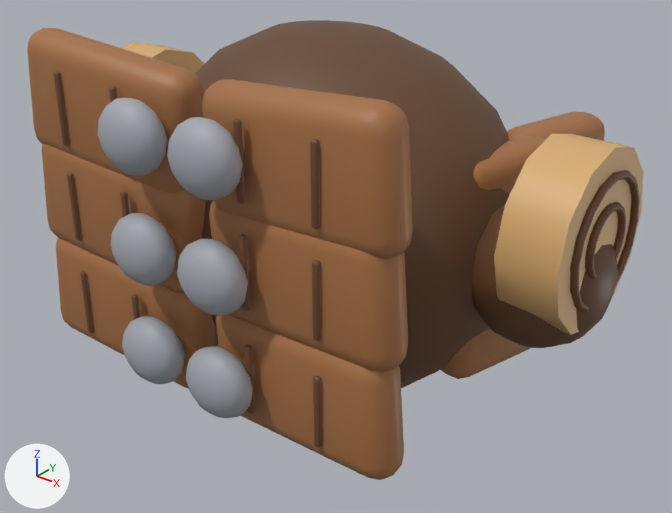
Before and after pictures for a commit that changed the glTF model public/assets/models/armor_barkvest.glb.
Both versions are drawn from a 50 mm camera at (0.72, -0.889, 0.814) aimed at (0.03, -0.026, 0.279). Every picture has the same lights, and +X, +Y and +Z are marked at lower left. The picture after the commit comes second. Where no turn or scale is listed for an object, it has been applied to the vertices. Vertices at exactly the same position are counted once.
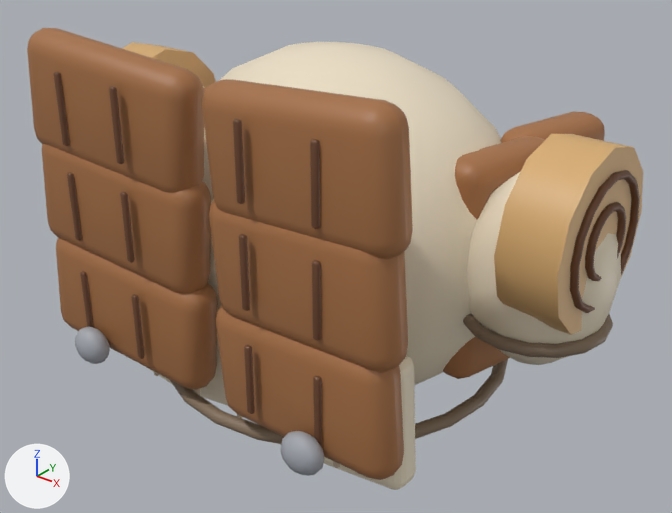
Where the newer file only moved an object's origin or applied its transform, the numbers keep the older frame.

Boxes (x1, y1, x2, y2) around the edits, measured in the pictures (672 x 513 px):
```json
{"object": "Mesh_2", "change": "reshaped", "before": [27, 20, 605, 480], "after": [27, 28, 605, 490]}
{"object": "Mesh_1", "change": "reshaped", "before": [472, 134, 643, 348], "after": [463, 134, 643, 365], "on screen": "8% taller"}
{"part": 1, "of": "me_mesh_1", "change": "added", "after": [463, 314, 613, 358], "on screen": "brown"}
{"part": 2, "of": "me_mesh_1", "change": "added", "after": [467, 172, 621, 365]}
{"part": 3, "of": "me_mesh_1", "change": "deleted", "before": [472, 204, 618, 348], "on screen": "brown"}
{"part": 4, "of": "me_mesh_2", "change": "added", "after": [169, 359, 508, 444]}
{"part": 5, "of": "me_mesh_2", "change": "added", "after": [203, 42, 501, 385]}
{"part": 6, "of": "me_mesh_2", "change": "added", "after": [75, 327, 110, 364]}
{"part": 7, "of": "me_mesh_2", "change": "added", "after": [280, 431, 324, 476]}
{"part": 8, "of": "me_mesh_2", "change": "added", "after": [148, 335, 416, 490]}
{"part": 9, "of": "me_mesh_2", "change": "deleted", "before": [98, 98, 253, 418]}
{"part": 10, "of": "me_mesh_2", "change": "cut back", "before": [66, 20, 510, 448], "after": [66, 119, 320, 414]}
```

Edits to the scene script, one JSON object a line:
```json
{"block": "me_mesh_1", "where": "# used by ob_mesh_1; location = (0.115, 0.206, 0.511)"}
{"op": "remove", "block": "me_mesh_1", "code": "me_mesh_1.from_pydata(...)  # 522 vertices, 1036 faces; spans x 0.107..0.279, y -0.312..-0.1, z -0.266..-0.013"}
{"op": "add", "block": "me_mesh_1", "code": "me_mesh_1.from_pydata(...)  # 714 vertices, 1420 faces; spans x 0.097..0.277, y -0.312..-0.1, z -0.298..-0.013"}
{"block": "me_mesh_1", "change": "me_mesh_1 part 1: a new loose piece, a torus around z (ring radius 0.081, tube radius 0.008) spanning x 0.098..0.276, y -0.283..-0.105, z -0.249..-0.233, in mat_defaultmaterial_001"}
{"block": "me_mesh_1", "change": "me_mesh_1 part 2: a new loose piece, a UV sphere (16 segments, 8 rings, poles along z) spanning x 0.097..0.277, y -0.284..-0.104, z -0.298..-0.058, in mat_defaultmaterial_001"}
{"block": "me_mesh_1", "change": "me_mesh_1 part 3: the loose piece of 114 vertices spanning x 0.107..0.279, y -0.291..-0.121, z -0.266..-0.086 is deleted"}
{"block": "me_mesh_2", "where": "# used by ob_mesh_2; location = (-0.393, 0.21, 0.085)"}
{"op": "remove", "block": "me_mesh_2", "code": "me_mesh_2.from_pydata(...)  # 4126 vertices, 8136 faces; spans x 0.113..0.673, y -0.51..0.039, z 0.0..0.491"}
{"op": "add", "block": "me_mesh_2", "code": "me_mesh_2.from_pydata(...)  # 4894 vertices, 9664 faces; spans x 0.113..0.673, y -0.5..0.047, z -0.01..0.491"}
{"block": "me_mesh_2", "change": "me_mesh_2 part 4: a new loose piece, a torus around z (ring radius 0.236, tube radius 0.009) spanning x 0.148..0.638, y -0.443..0.047, z 0.026..0.044, in mat_defaultmaterial_002"}
{"block": "me_mesh_2", "change": "me_mesh_2 part 5: a new loose piece, a UV sphere (20 segments, 10 rings, poles along z) spanning x 0.128..0.658, y -0.408..0.018, z -0.01..0.46, in mat_defaultmaterial_002"}
{"block": "me_mesh_2", "change": "me_mesh_2 part 6: a new loose piece, a UV sphere (14 segments, 8 rings, poles along z) spanning x 0.186..0.24, y -0.5..-0.464, z 0.07..0.12, in mat_defaultmaterial_002"}
{"block": "me_mesh_2", "change": "me_mesh_2 part 7: a new loose piece, a UV sphere (14 segments, 8 rings, poles along z) spanning x 0.546..0.6, y -0.5..-0.464, z 0.07..0.12, in mat_defaultmaterial_002"}
{"block": "me_mesh_2", "change": "me_mesh_2 part 8: a new loose piece of 120 vertices spanning x 0.149..0.637, y -0.388..-0.343, z -0.01..0.175, in mat_defaultmaterial_002"}
{"block": "me_mesh_2", "change": "me_mesh_2 part 9: 6 loose pieces with 600 vertices, spanning x 0.291..0.495, y -0.51..-0.454, z 0.092..0.448, are deleted"}
{"block": "me_mesh_2", "change": "me_mesh_2 part 10: 54 vertices moved within x 0.19..0.586, y -0.47..-0.465, z 0.101..0.449; 224 vertices removed from x 0.121..0.665, y -0.47..0.016, z 0.0..0.49; 42 vertices added at x 0.189..0.586, y -0.47..-0.466, z 0.101..0.449"}
{"block": "me_mesh_2", "change": "other edits to the shape of me_mesh_2 do not show in these pictures"}
```
